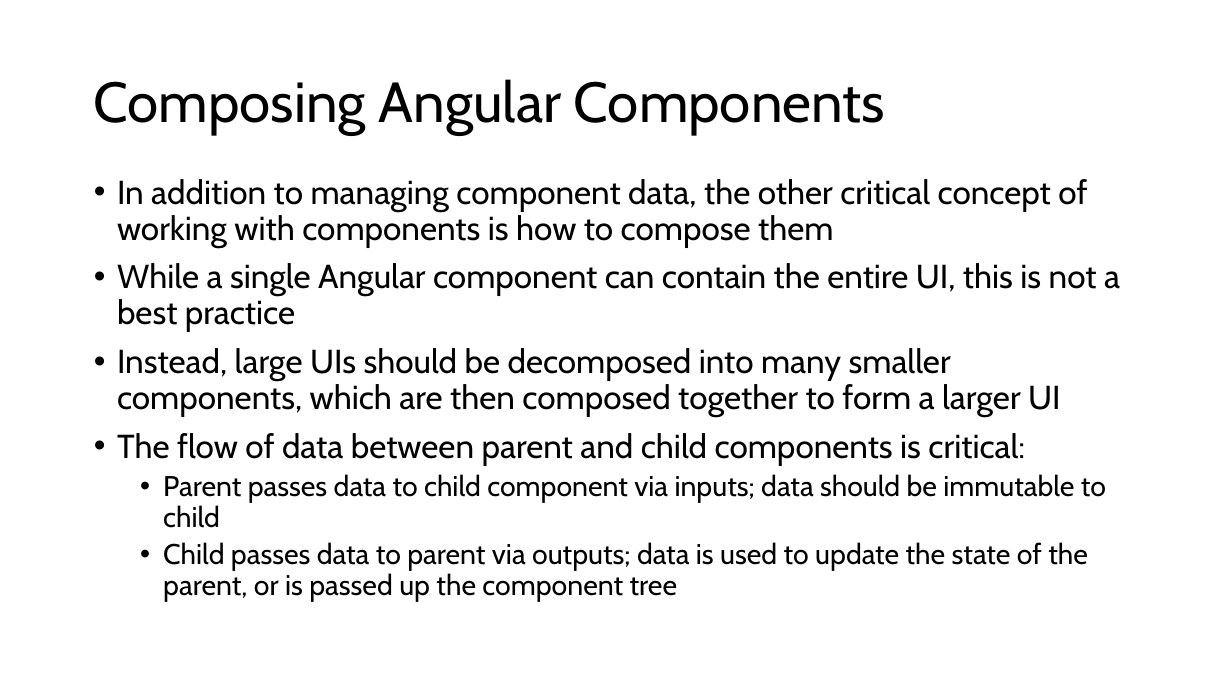
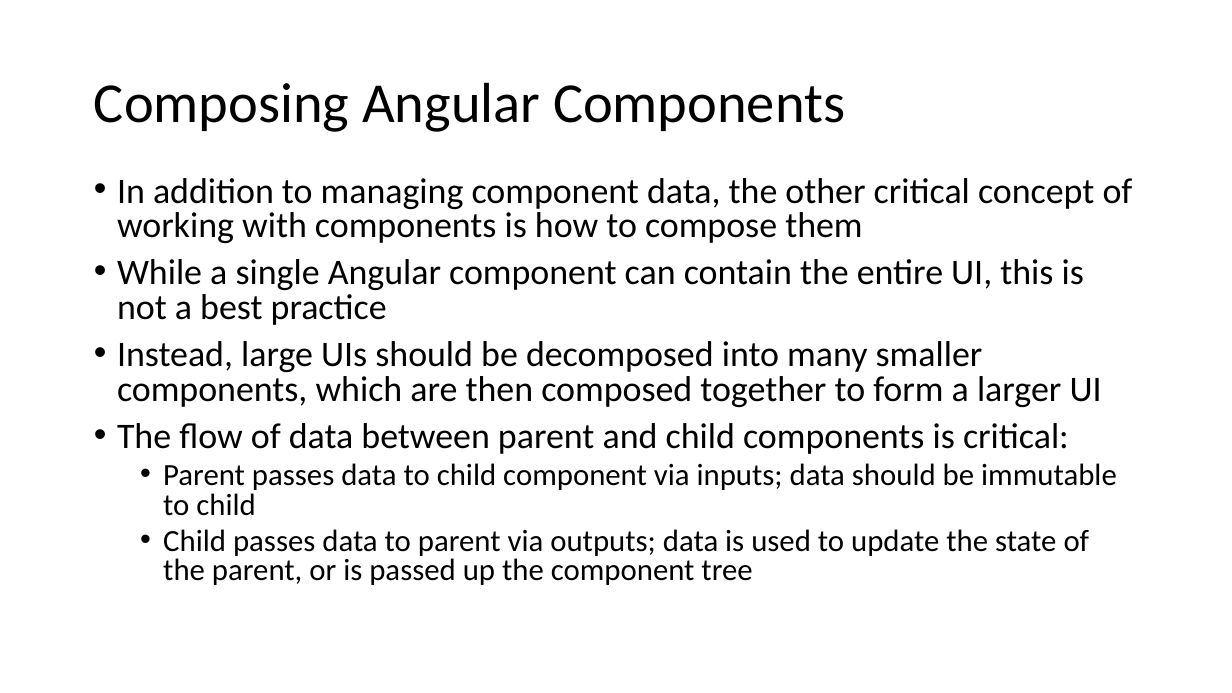
Before and after one commit to DevScope/HandsOn-Angular, a slide deck: slide 22 of Session 1 - Introduction and Slides/Introduction to Angular.pptx (slide 19 before the commit). Drawn at 1232x693 pixels with LibreOffice and Linux fonts; fonts in the diff are those of the drawing. Boxes give left, top, right and bottom in pixels: in the first picture for what was removed or moved away, otherwise in the second. Text is boxed around its words. In the diff, an @@ line names an element or a change of style, - is before the commit and + after.

```diff
--- a/Session 1 - Introduction and Slides/Introduction to Angular.pptx
+++ b/Session 1 - Introduction and Slides/Introduction to Angular.pptx
@@ title "Composing Angular Components" at (94, 82, 845, 132): font Cabin to Calibri @@
@@ text "In addition to managing component ..." at (117, 178, 1133, 585): size 25.9 to 28 pt in "In addition to managing component data, the ...", "While a single Angular component can contain ...", "Instead, large UIs should be decomposed into ...", "The flow of data between parent and ..."; font Cabin to Calibri; size 22.2 to 24 pt in "Parent passes data to child component via ...", "Child passes data to parent via outputs; ..."; line spacing 0.9 to 0.8 @@
```
Also in this commit, not shown: 21 other slides changed, 8 slides added, 3 slides removed, 2 other files.
